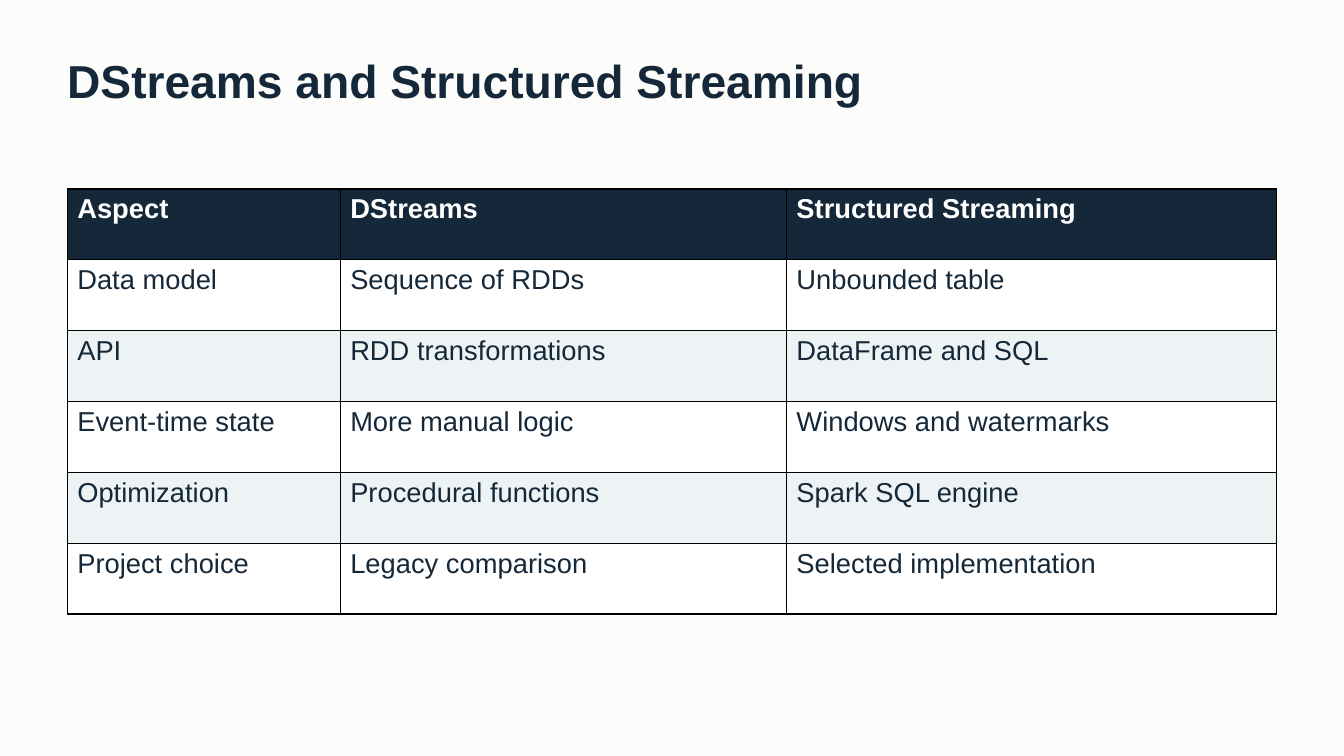
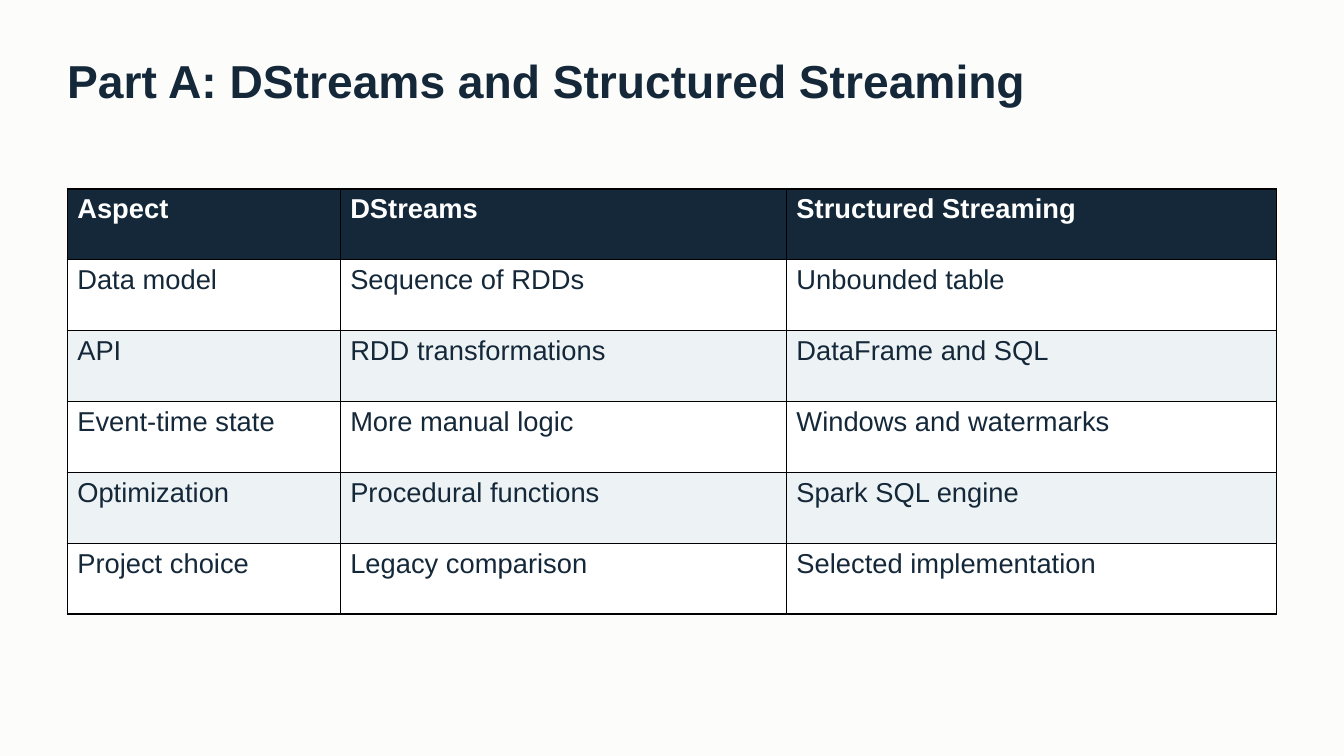
Before and after one commit to hoducmanh222/Kafka-Spark, a slide deck: slide 2 of docs/Retail_Rocket_Presentation.pptx (slide 4 before the commit). Drawn at 1344x756 pixels with LibreOffice and Linux fonts; fonts in the diff are those of the drawing. Boxes give left, top, right and bottom in pixels: in the first picture for what was removed or moved away, otherwise in the second. Text is boxed around its words. In the diff, an @@ line names an element or a change of style, - is before the commit and + after.

```diff
--- a/docs/Retail_Rocket_Presentation.pptx
+++ b/docs/Retail_Rocket_Presentation.pptx
@@ text at <box>67,64,1025,108</box>: text changed @@
-DStreams and Structured Streaming
+Part A: DStreams and Structured Streaming
```
Also in this commit, not shown: 6 other slides changed, 20 other files.
